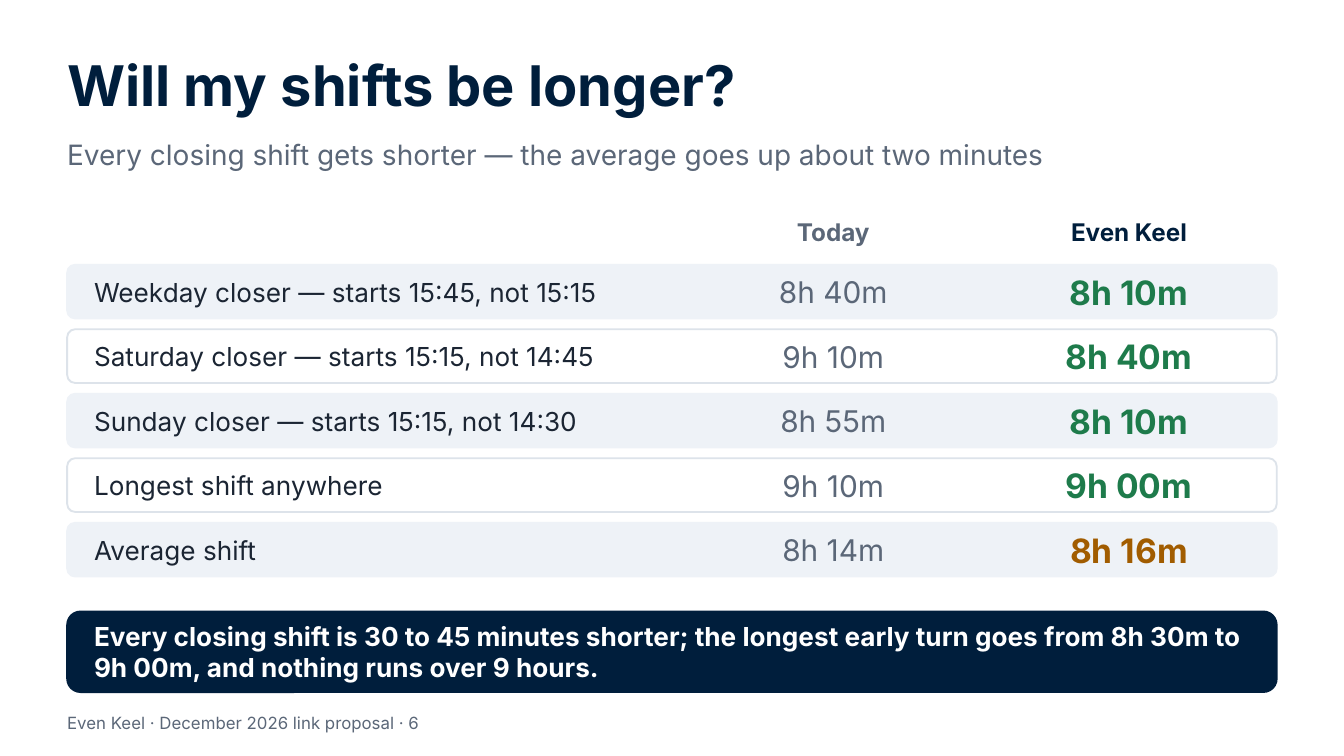
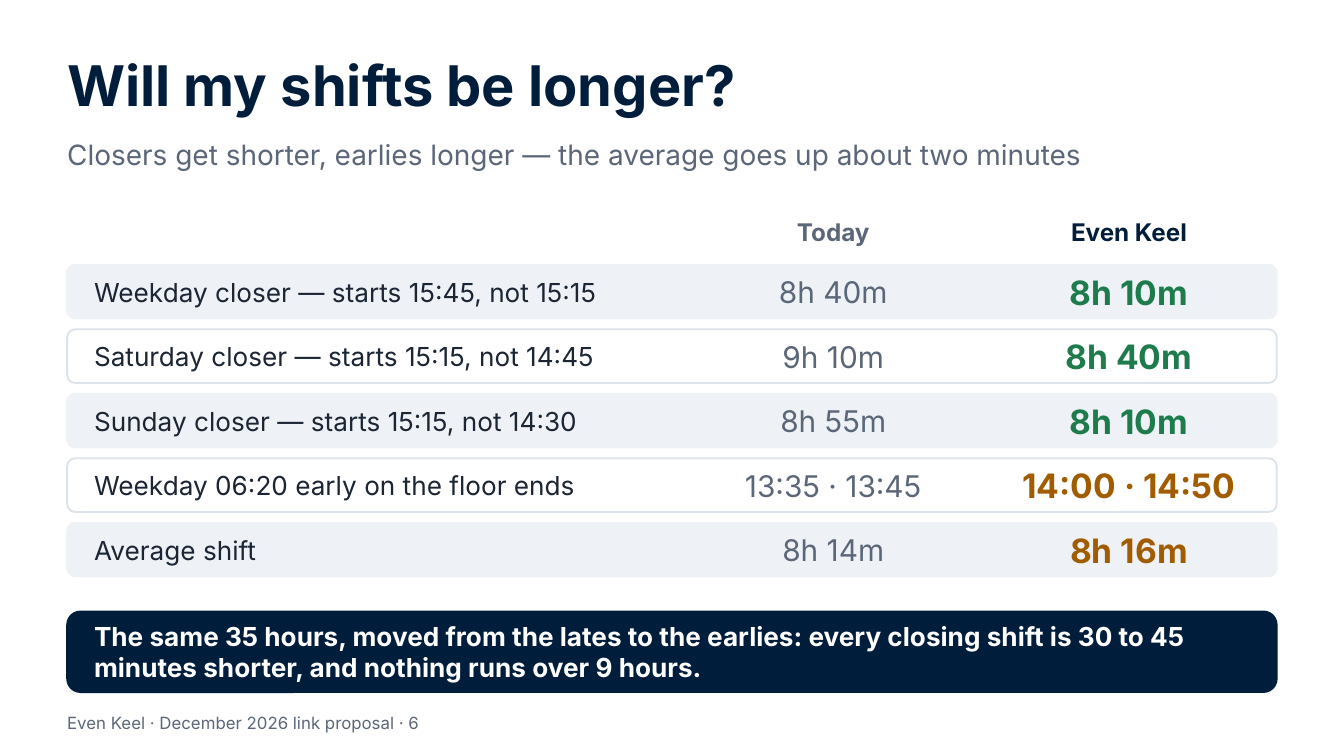
Before and after one commit to Garethdavidmiller/roster-app, a slide deck: slide 6 of docs/links-26/presentations/Even-Keel-for-colleagues.pptx. Drawn at 1344x756 pixels with LibreOffice and Linux fonts; fonts in the diff are those of the drawing. Boxes give left, top, right and bottom in pixels: in the first picture for what was removed or moved away, otherwise in the second. Text is boxed around its words. In the diff, an @@ line names an element or a change of style, - is before the commit and + after.

```diff
--- a/docs/links-26/presentations/Even-Keel-for-colleagues.pptx
+++ b/docs/links-26/presentations/Even-Keel-for-colleagues.pptx
@@ text at [67,144,1080,171]: text changed @@
-Every closing shift gets shorter — the average goes up about two minutes
+Closers get shorter, earlies longer — the average goes up about two minutes
@@ text at [94,475,575,501]: text changed @@
-Longest shift anywhere
+Weekday 06:20 early on the floor ends
@@ text at [745,475,921,498]: text changed @@
-9h 10m
+13:35 · 13:45
@@ text at [1022,473,1235,499]: text changed; text colour #1E7B4B to #A15C00 @@
-9h 00m
+14:00 · 14:50
@@ text at [94,626,1184,683]: text changed @@
-Every closing shift is 30 to 45 minutes shorter; the longest early turn goes from 8h 30m to 9h 00m, and nothing runs over 9 hours.
+The same 35 hours, moved from the lates to the earlies: every closing shift is 30 to 45 minutes shorter, and nothing runs over 9 hours.
```
Also in this commit, not shown: 1 other slide changed, 14 other files.
